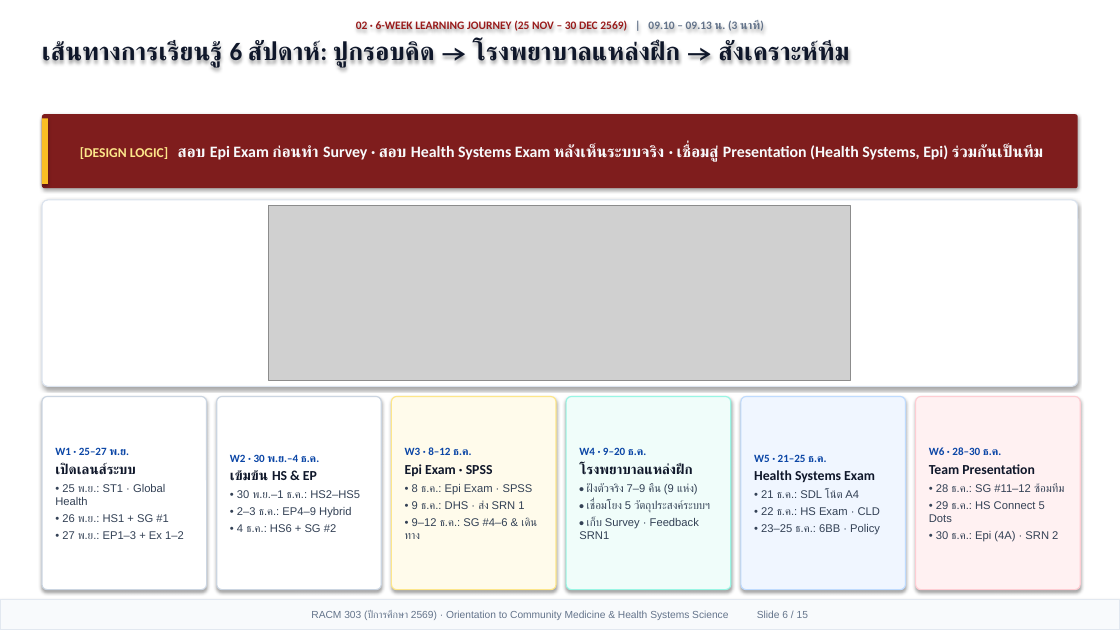
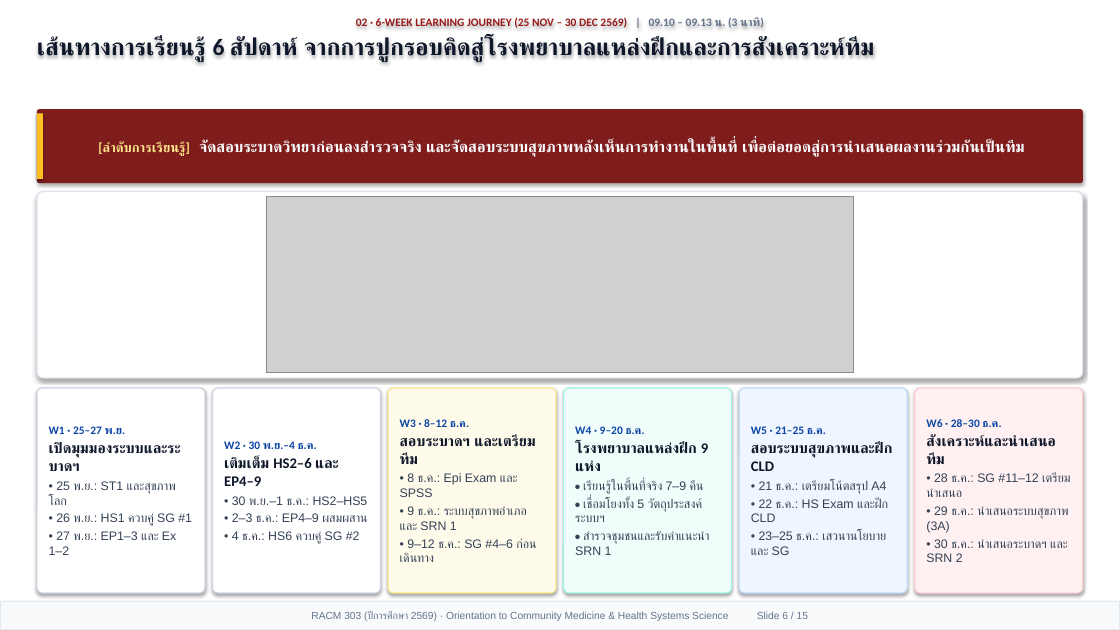
Before and after one commit to smartwoo/racm303-2569-faculty-member, a slide deck: slide 6 of exports/pptx/RACM303_2569_Orientation_Slides.pptx. Drawn at 1120x630 pixels with LibreOffice and Linux fonts; fonts in the diff are those of the drawing; grey boxes stand for pictures. Boxes give left, top, right and bottom in pixels: in the first picture for what was removed or moved away, otherwise in the second. Text is boxed around its words. In the diff, an @@ line names an element or a change of style, - is before the commit and + after.

```diff
--- a/exports/pptx/RACM303_2569_Orientation_Slides.pptx
+++ b/exports/pptx/RACM303_2569_Orientation_Slides.pptx
@@ text at (x1=37, y1=36, x2=874, y2=62): text changed; size 21.5 to 20.2 pt @@
-เส้นทางการเรียนรู้ 6 สัปดาห์: ปูกรอบคิด → โรงพยาบาลแหล่งฝึก → สังเคราะห์ทีม
+เส้นทางการเรียนรู้ 6 สัปดาห์ จากการปูกรอบคิดสู่โรงพยาบาลแหล่งฝึกและการสังเคราะห์ทีม
@@ rectangle moved from (x1=42, y1=118, x2=48, y2=184) to (x1=37, y1=113, x2=43, y2=179) @@
@@ rounded rectangle "[ลำดับการเรียนรู้] จัดสอบระบาดวิทยาก่อนลงสำรวจจริง และจัดสอบ ..." resized from (x1=42, y1=114, x2=1078, y2=188) to (x1=37, y1=109, x2=1083, y2=183) @@
@@ text in rounded rectangle at (x1=98, y1=139, x2=1025, y2=156): text changed; size 13.6 to 13.2 pt @@
-[DESIGN LOGIC] สอบ Epi Exam ก่อนทำ Survey · สอบ Health Systems Exam หลังเห็นระบบจริง · เชื่อมสู่ Presentation (Health Systems, Epi) ร่วมกันเป็นทีม
+[ลำดับการเรียนรู้] จัดสอบระบาดวิทยาก่อนลงสำรวจจริง และจัดสอบระบบสุขภาพหลังเห็นการทำงานในพื้นที่ เพื่อต่อยอดสู่การนำเสนอผลงานร่วมกันเป็นทีม
@@ rounded rectangle resized from (x1=42, y1=200, x2=1078, y2=386) to (x1=37, y1=192, x2=1083, y2=378) @@
@@ picture resized from (x1=269, y1=206, x2=851, y2=381) to (x1=266, y1=197, x2=854, y2=373) @@
@@ rounded rectangle "W1 · 25–27 พ.ย." resized from (x1=42, y1=397, x2=207, y2=590) to (x1=37, y1=388, x2=205, y2=593) @@
@@ rounded rectangle "W2 · 30 พ.ย.–4 ธ.ค." resized from (x1=217, y1=397, x2=381, y2=590) to (x1=213, y1=388, x2=381, y2=593) @@
@@ rounded rectangle "W3 · 8–12 ธ.ค." resized from (x1=392, y1=397, x2=556, y2=590) to (x1=388, y1=388, x2=556, y2=593) @@
@@ rounded rectangle "W4 · 9–20 ธ.ค." resized from (x1=566, y1=397, x2=731, y2=590) to (x1=564, y1=388, x2=732, y2=593) @@
@@ rounded rectangle "W5 · 21–25 ธ.ค." resized from (x1=741, y1=397, x2=906, y2=590) to (x1=739, y1=388, x2=907, y2=593) @@
@@ rounded rectangle "W6 · 28–30 ธ.ค." resized from (x1=916, y1=397, x2=1081, y2=590) to (x1=915, y1=388, x2=1083, y2=593) @@
@@ text in rounded rectangle at (x1=400, y1=419, x2=469, y2=427): size 9.5 to 9.8 pt in "W3 · 8–12 ธ.ค." @@
@@ text in rounded rectangle at (x1=926, y1=419, x2=1001, y2=427): size 9.5 to 9.8 pt in "W6 · 28–30 ธ.ค." @@
@@ text in rounded rectangle at (x1=49, y1=442, x2=192, y2=555): text changed; size 9.6 to 10.6 pt @@
-เปิดเลนส์ระบบ
-• 25 พ.ย.: ST1 · Global Health
-• 26 พ.ย.: HS1 + SG #1
-• 27 พ.ย.: EP1–3 + Ex 1–2
+เปิดมุมมองระบบและระบาดฯ
+• 25 พ.ย.: ST1 และสุขภาพโลก
+• 26 พ.ย.: HS1 ควบคู่ SG #1
+• 27 พ.ย.: EP1–3 และ Ex 1–2
@@ text in rounded rectangle at (x1=49, y1=426, x2=126, y2=434): size 9.5 to 9.8 pt in "W1 · 25–27 พ.ย." @@
@@ text in rounded rectangle at (x1=224, y1=441, x2=368, y2=505): size 9.5 to 9.8 pt in "W2 · 30 พ.ย.–4 ธ.ค."; size 9.6 to 10.6 pt in "• 30 พ.ย.–1 ธ.ค.: HS2–HS5" @@
@@ text in rounded rectangle at (x1=400, y1=434, x2=536, y2=562): text changed; size 9.6 to 10.6 pt @@
-Epi Exam · SPSS
-• 8 ธ.ค.: Epi Exam · SPSS
-• 9 ธ.ค.: DHS · ส่ง SRN 1
-• 9–12 ธ.ค.: SG #4–6 & เดินทาง
+สอบระบาดฯ และเตรียมทีม
+• 8 ธ.ค.: Epi Exam และ SPSS
+• 9 ธ.ค.: ระบบสุขภาพอำเภอและ SRN 1
+• 9–12 ธ.ค.: SG #4–6 ก่อนเดินทาง
@@ text in rounded rectangle at (x1=575, y1=442, x2=710, y2=555): text changed; size 9.6 to 10.6 pt @@
-โรงพยาบาลแหล่งฝึก
-• ฝังตัวจริง 7–9 คืน (9 แห่ง)
-• เชื่อมโยง 5 วัตถุประสงค์ระบบฯ
-• เก็บ Survey · Feedback SRN1
+โรงพยาบาลแหล่งฝึก 9 แห่ง
+• เรียนรู้ในพื้นที่จริง 7–9 คืน
+• เชื่อมโยงทั้ง 5 วัตถุประสงค์ระบบฯ
+• สำรวจชุมชนและรับคำแนะนำ SRN 1
@@ text in rounded rectangle at (x1=575, y1=426, x2=645, y2=434): size 9.5 to 9.8 pt in "W4 · 9–20 ธ.ค." @@
@@ text in rounded rectangle at (x1=751, y1=442, x2=893, y2=555): text changed; size 9.6 to 10.6 pt @@
-Health Systems Exam
-• 21 ธ.ค.: SDL โน้ต A4
-• 22 ธ.ค.: HS Exam · CLD
-• 23–25 ธ.ค.: 6BB · Policy
+สอบระบบสุขภาพและฝึก CLD
+• 21 ธ.ค.: เตรียมโน้ตสรุป A4
+• 22 ธ.ค.: HS Exam และฝึก CLD
+• 23–25 ธ.ค.: เสวนานโยบายและ SG
@@ text in rounded rectangle at (x1=751, y1=426, x2=826, y2=434): size 9.5 to 9.8 pt in "W5 · 21–25 ธ.ค." @@
@@ text in rounded rectangle at (x1=926, y1=434, x2=1071, y2=562): text changed; size 9.6 to 10.6 pt @@
-Team Presentation
-• 28 ธ.ค.: SG #11–12 ซ้อมทีม
-• 29 ธ.ค.: HS Connect 5 Dots
-• 30 ธ.ค.: Epi (4A) · SRN 2
+สังเคราะห์และนำเสนอทีม
+• 28 ธ.ค.: SG #11–12 เตรียมนำเสนอ
+• 29 ธ.ค.: นำเสนอระบบสุขภาพ (3A)
+• 30 ธ.ค.: นำเสนอระบาดฯ และ SRN 2
@@ text in rounded rectangle at (x1=224, y1=456, x2=339, y2=486): text changed; size 11.8 to 12.6 pt @@
-เข้มข้น HS & EP
+เติมเต็ม HS2–6 และ EP4–9
@@ text in rounded rectangle at (x1=232, y1=513, x2=367, y2=544): text changed; size 9.6 to 10.6 pt @@
-• 2–3 ธ.ค.: EP4–9 Hybrid
-• 4 ธ.ค.: HS6 + SG #2
+• 2–3 ธ.ค.: EP4–9 ผสมผสาน
+• 4 ธ.ค.: HS6 ควบคู่ SG #2
```
Also in this commit, not shown: 13 other slides changed, 1 slide added, 1 slide removed, 5 other files.
